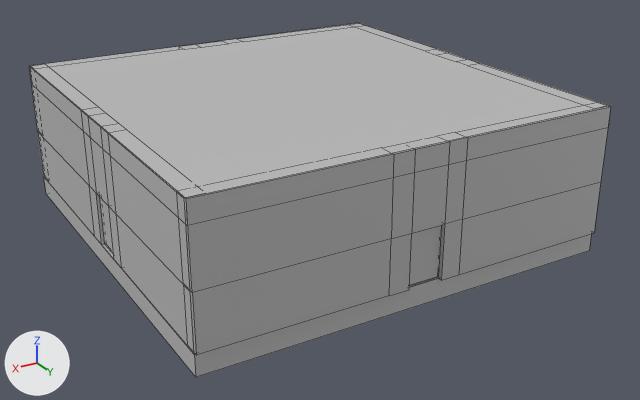
Before and after pictures for a commit that changed the FBX model Mazingo/Mazingo/Assets/Models/Unfinished Models/BigArea with 3 Doors.fbx.
Both versions are drawn from a camera (50 mm lens) standing at (20.1, 35.9, 18.1) and looking at (-0.5, 1.7, 1.0). Every picture has the same lights, and +X, +Y and +Z are marked at lower left. Mesh edges are drawn as thin lines. Where no turn or scale is listed for an object, it has been applied to the vertices.

Script lines for the objects in view, before the commit:
```python
me_mesh = bpy.data.meshes.new('Mesh')
me_mesh.from_pydata(...)  # 160 vertices, 151 faces; spans x -10.0..10.0, y -10.1..10.1, z -2.6..4.6
me_mesh.materials.append(mat_lambert1)  # grey #bcbcbc
me_mesh_001 = bpy.data.meshes.new('Mesh.001')
me_mesh_001.from_pydata(...)  # a box spanning x -0.04..0.04, y -0.83..0.84, z -0.5..2.04
me_mesh_001.materials.append(mat_lambert1)  # grey #bcbcbc
me_mesh_003 = bpy.data.meshes.new('Mesh.003')
me_mesh_003.from_pydata(...)  # a box spanning x -0.84..0.83, y -0.04..0.04, z -0.5..2.04
me_mesh_003.materials.append(mat_lambert1)  # grey #bcbcbc
ob_pasted__pasted__pasted__pasted__door = bpy.data.objects.new('pasted__pasted__pasted__pasted__Door', me_mesh_001)
ob_pasted__pasted__pasted__pasted__door.location = (9.84, 0.84, 1.02)
ob_pasted__pasted__pasted__pasted__pasted__door_001 = bpy.data.objects.new('pasted__pasted__pasted__pasted__pasted__Door.001', me_mesh_003)
ob_pasted__pasted__pasted__pasted__pasted__door_001.location = (-0.23, 10.25, 1.02)
ob_pcube9 = bpy.data.objects.new('pCube9', me_mesh)
ob_pcube9.location = (-0.02, 0.4, 2.06)
```
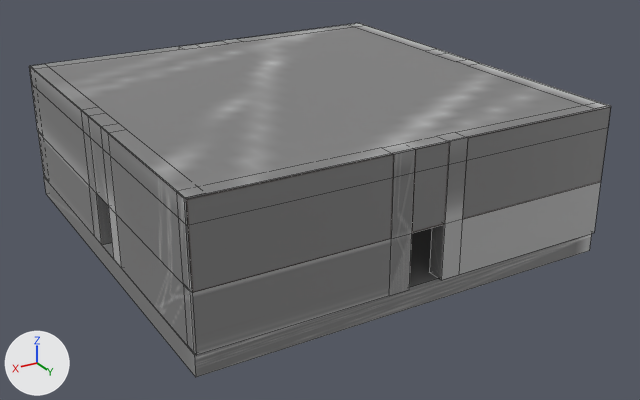
Changed parts and their boxes (x1, y1, x2, y2) in the pictures (640 x 400 px):
'pasted__pasted__pasted__pasted__pasted__Door.001', deleted: before (409, 225, 441, 286)
'pasted__pasted__pasted__pasted__Door', deleted: before (100, 198, 113, 253)
part 1 of me_mesh, recoloured: (29, 23, 611, 377) in both

What the commit changed:
Picture 'BigArea UV 1st.png' (img_bigarea_uv_1st_png) is new.
Material 'lambert3' (mat_lambert3) is new.
Its texture is img_bigarea_uv_1st_png (with its transparency).
me_mesh has 160 vertices, 151 faces and spans x -10.0..10.0, y -10.1..10.1, z -2.6..4.6.
me_mesh is used by ob_pcube9; location (-0.02, 0.4, 2.06).
me_mesh part 1: 147 faces spanning x -10.0..10.0, y -10.1..10.1, z -2.6..4.6 switch from mat_lambert1 (grey #bcbcbc) to mat_lambert3 (picture img_bigarea_uv_1st_png).
Object 'pasted__pasted__pasted__pasted__Door' (ob_pasted__pasted__pasted__pasted__door) is deleted.
Object 'pasted__pasted__pasted__pasted__pasted__Door.001' (ob_pasted__pasted__pasted__pasted__pasted__door_001) is deleted.
